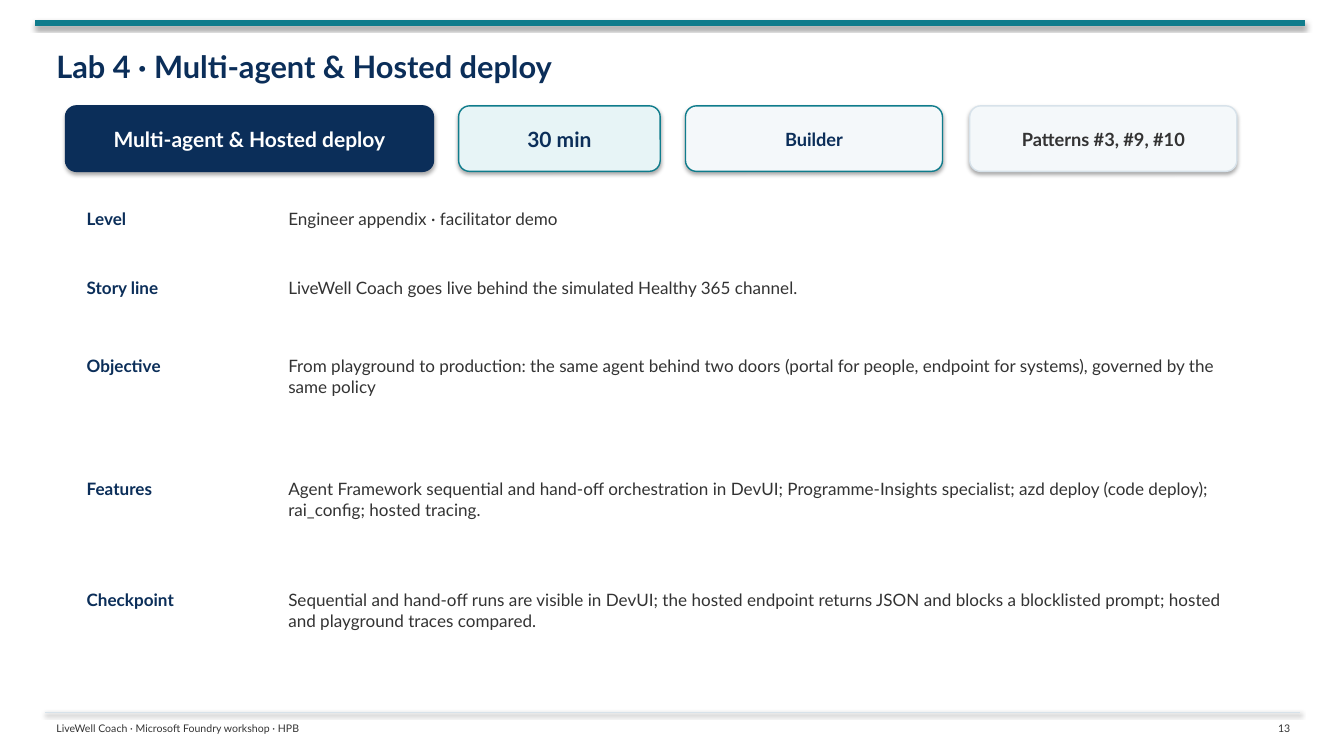
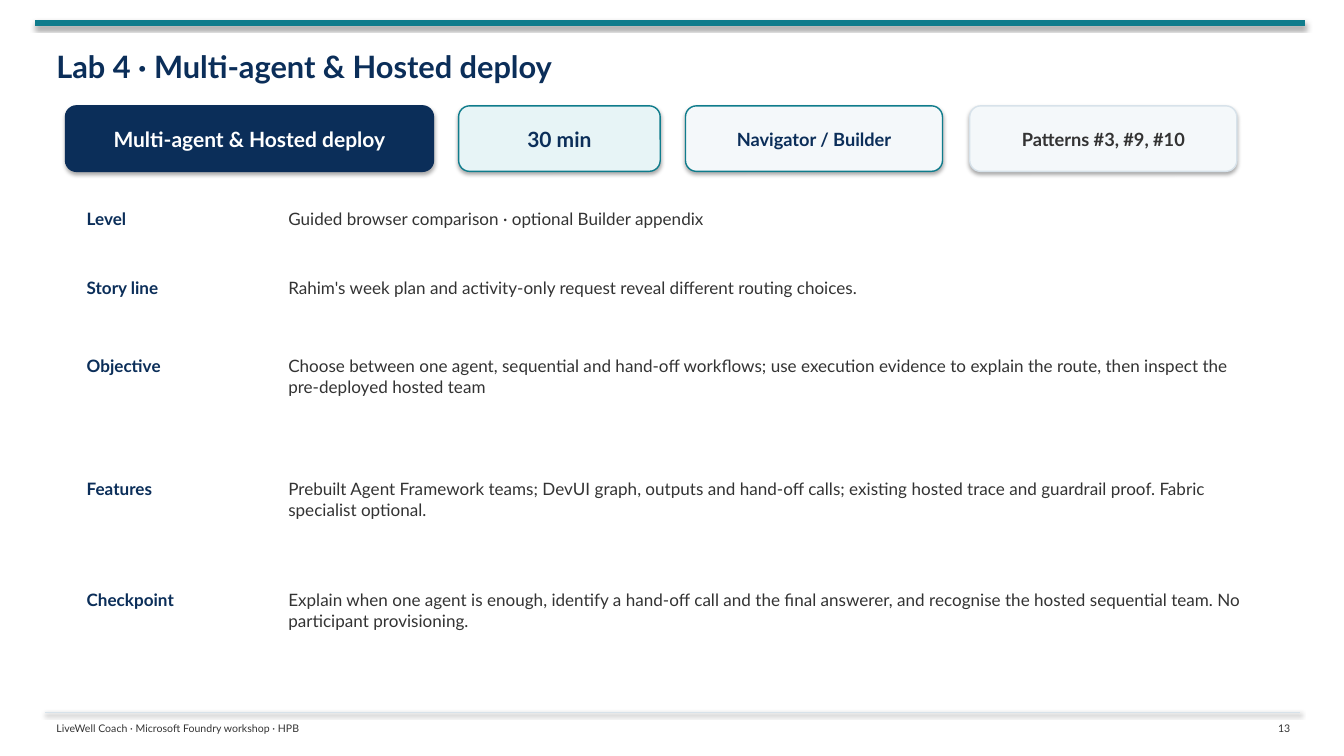
Before and after one commit to tonirex/hpb-foundry-workshop, a slide deck: slide 13 of deck/LiveWell-Foundry-Workshop-Day1.pptx. Drawn at 1344x756 pixels with LibreOffice and Linux fonts; fonts in the diff are those of the drawing. Boxes give left, top, right and bottom in pixels: in the first picture for what was removed or moved away, otherwise in the second. Text is boxed around its words. In the diff, an @@ line names an element or a change of style, - is before the commit and + after.

```diff
--- a/deck/LiveWell-Foundry-Workshop-Day1.pptx
+++ b/deck/LiveWell-Foundry-Workshop-Day1.pptx
@@ text in rounded rectangle at <box>737,132,891,150</box>: text changed @@
-Builder
+Navigator / Builder
@@ text at <box>288,212,703,228</box>: text changed @@
-Engineer appendix · facilitator demo
+Guided browser comparison · optional Builder appendix
@@ text at <box>288,281,857,297</box>: text changed @@
-LiveWell Coach goes live behind the simulated Healthy 365 channel.
+Rahim's week plan and activity-only request reveal different routing choices.
@@ text at <box>288,359,1228,396</box>: text changed @@
-From playground to production: the same agent behind two doors (portal for people, endpoint for systems), governed by the same policy
+Choose between one agent, sequential and hand-off workflows; use execution evidence to explain the route, then inspect the pre-deployed hosted team
@@ text at <box>288,482,1205,519</box>: text changed @@
-Agent Framework sequential and hand-off orchestration in DevUI; Programme-Insights specialist; azd deploy (code deploy); rai_config; hosted tracing.
+Prebuilt Agent Framework teams; DevUI graph, outputs and hand-off calls; existing hosted trace and guardrail proof. Fabric specialist optional.
@@ text at <box>288,593,1239,630</box>: text changed @@
-Sequential and hand-off runs are visible in DevUI; the hosted endpoint returns JSON and blocks a blocklisted prompt; hosted and playground traces compared.
+Explain when one agent is enough, identify a hand-off call and the final answerer, and recognise the hosted sequential team. No participant provisioning.
```
Also in this commit, not shown: 7 other slides changed, 38 other files.
